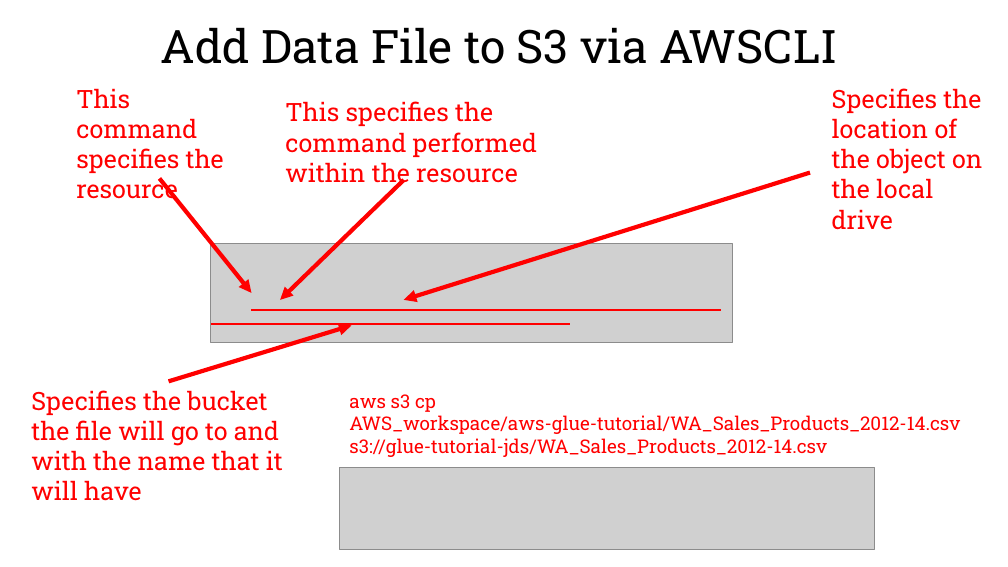
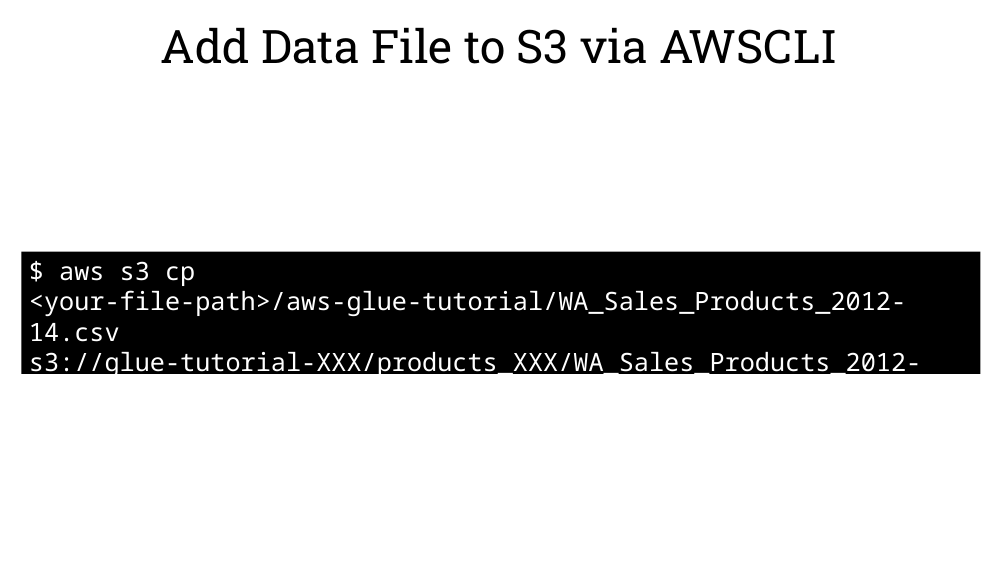
Before and after one commit to jackdsilverman/aws-glue-tutorial, a slide deck: slide 13 of glue-tutorial.pptx (slide 18 before the commit). Drawn at 1008x567 pixels with LibreOffice and Linux fonts; fonts in the diff are those of the drawing; grey boxes stand for pictures; background and template pictures are left out. Boxes give left, top, right and bottom in pixels: in the first picture for what was removed or moved away, otherwise in the second. Text is boxed around its words. In the diff, an @@ line names an element or a change of style, - is before the commit and + after.

Commit message:
Update S3 slides

```diff
--- a/glue-tutorial.pptx
+++ b/glue-tutorial.pptx
@@ text removed at <box>76,88,224,204</box> @@
-This command specifies the resource
@@ text removed at <box>832,88,982,199</box> @@
-Specifies the location of the object on the local drive
@@ text removed at <box>285,101,537,188</box> @@
-This specifies the command performed within the resource
@@ arrow removed from (160, 178) to (252, 293) @@
@@ arrow removed from (810, 172) to (404, 300) @@
@@ arrow removed from (404, 180) to (281, 300) @@
@@ rectangle added at <box>21,252,981,374</box>, fill #000000, 24 pt, text #FFFFFF @@
+$ aws s3 cp <your-file-path>/aws-glue-tutorial/WA_Sales_Products_2012-14.csv s3://glue-tutorial-XXX/products_XXX/WA_Sales_Products_2012-14.csv
@@ picture removed at <box>211,243,733,342</box> @@
@@ arrow removed from (169, 381) to (352, 325) @@
@@ line removed from (211, 324) to (570, 324) @@
@@ line removed from (252, 310) to (271, 310) @@
@@ line removed from (271, 310) to (290, 310) @@
@@ line removed from (290, 310) to (721, 310) @@
@@ text removed at <box>31,390,283,501</box> @@
-Specifies the bucket the file will go to and with the name that it will have
@@ text removed at <box>349,394,960,457</box> @@
-aws s3 cp AWS_workspace/aws-glue-tutorial/WA_Sales_Products_2012-14.csv s3://glue-tutorial-jds/WA_Sales_Products_2012-14.csv
@@ picture removed at <box>340,467,875,549</box> @@
```
Also in this commit, not shown: 19 other slides changed, 1 slide added, 6 slides removed.
